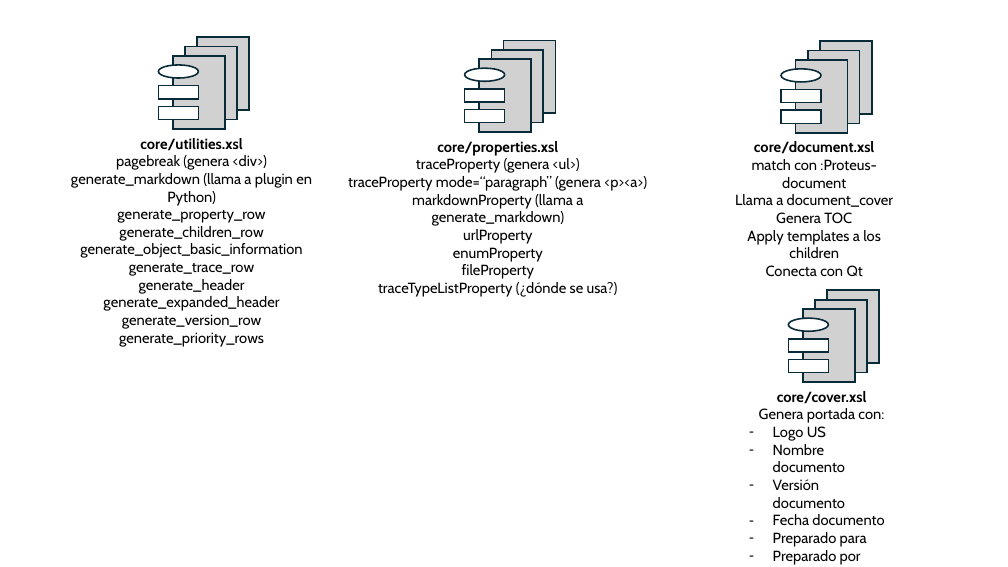
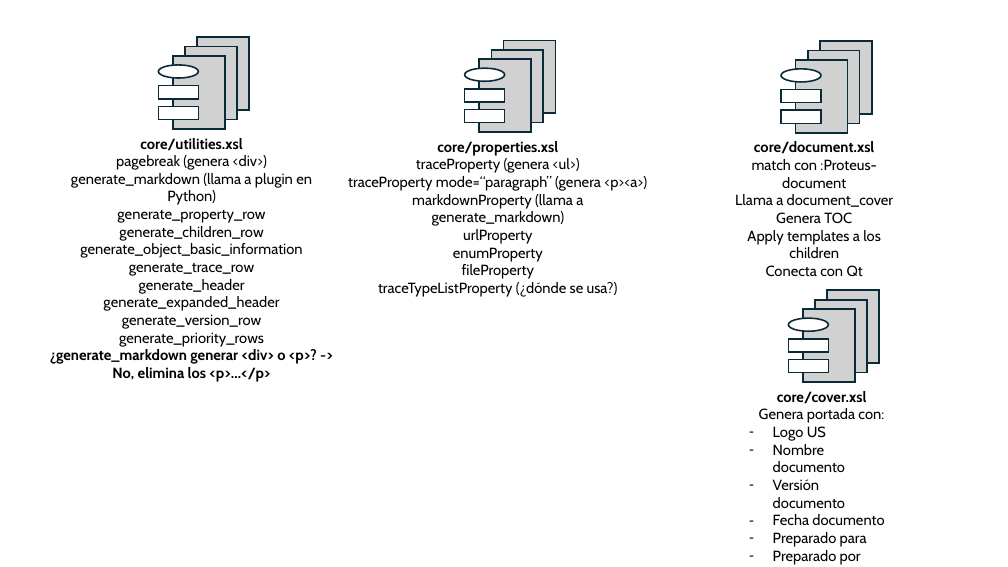
Before and after one commit to proteus-University-of-Seville/proteus-core, a slide deck: slide 2 of documentation/Refactorización XLST.pptx. Drawn at 1008x567 pixels with LibreOffice and Linux fonts; fonts in the diff are those of the drawing. Boxes give left, top, right and bottom in pixels: in the first picture for what was removed or moved away, otherwise in the second. Text is boxed around its words. In the diff, an @@ line names an element or a change of style, - is before the commit and + after.

Commit message:
PPT update.

```diff
--- a/documentation/Refactorización XLST.pptx
+++ b/documentation/Refactorización XLST.pptx
@@ text at [50, 349, 317, 382]: paragraphs added @@
+¿generate_markdown generar <div> o <p>? ->
+No, elimina los <p>…</p>
```
Also in this commit, not shown: 1 slide added.
